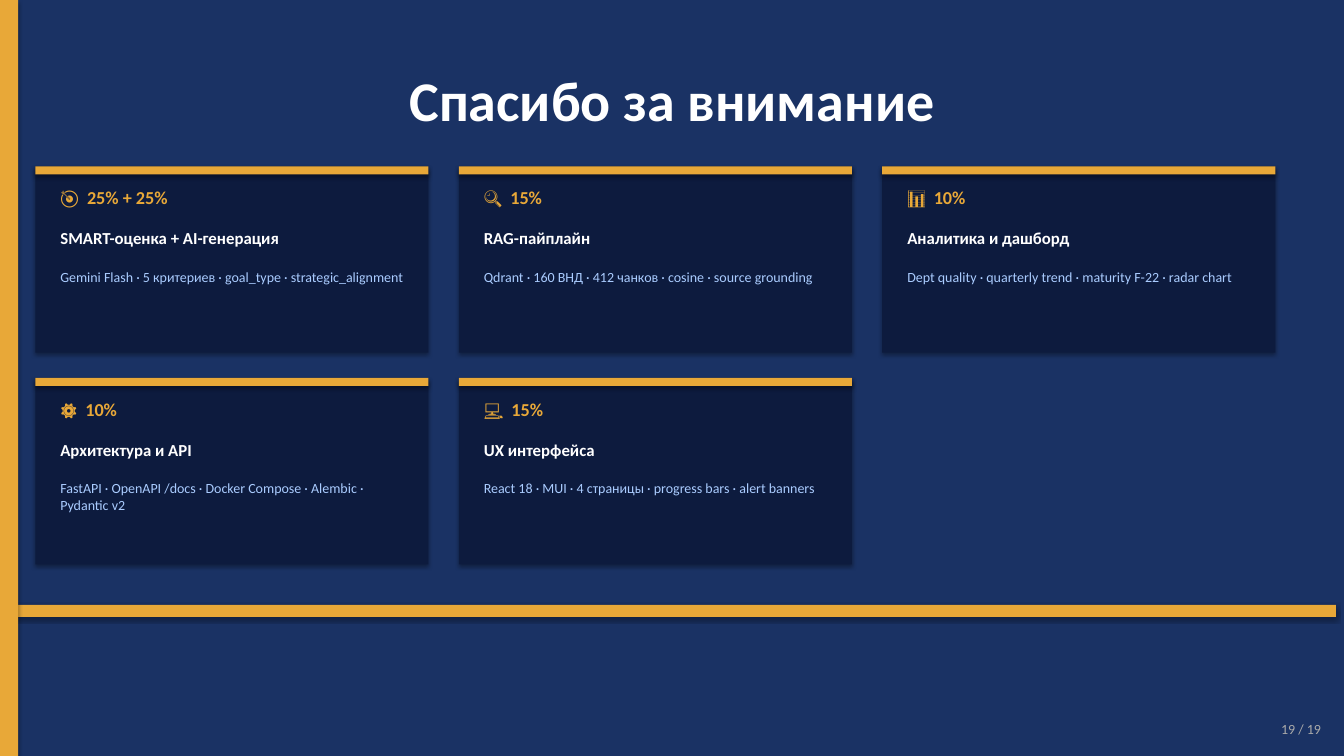
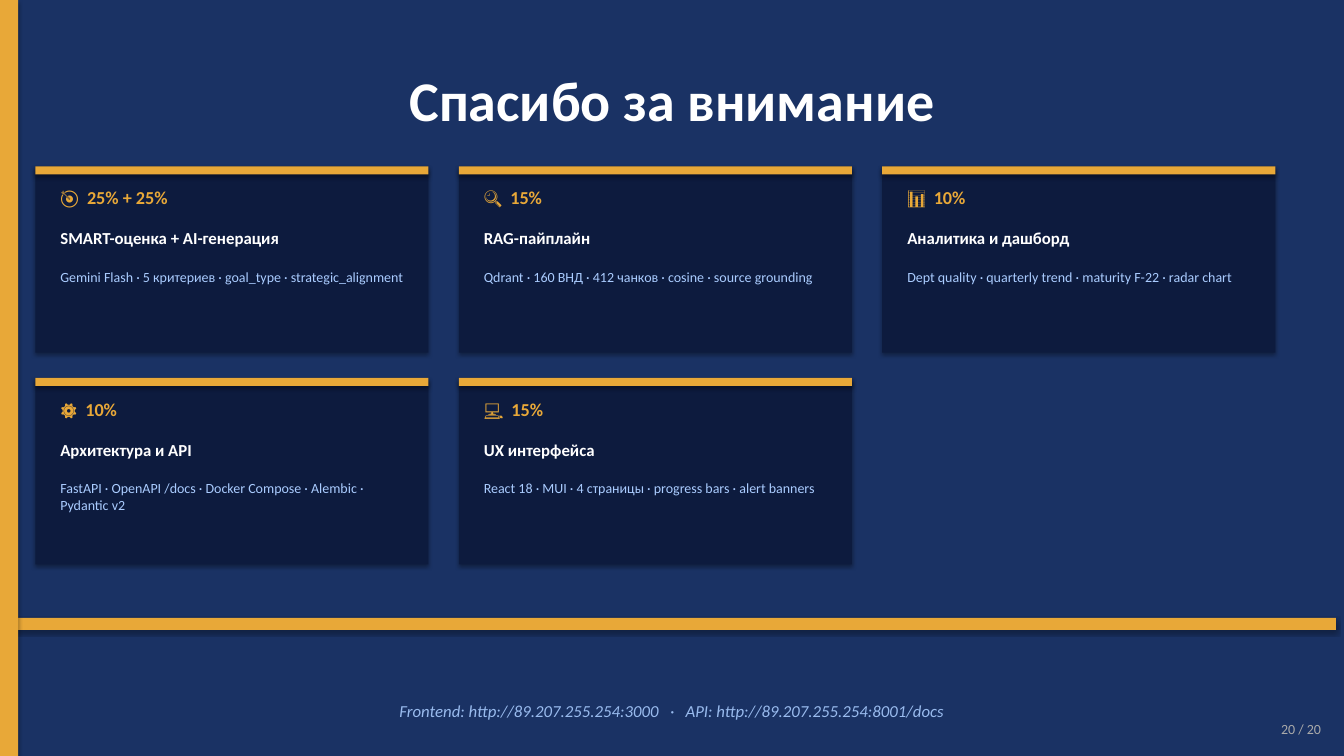
Before and after one commit to Islambek201632838/kmg-hr, a slide deck: slide 20 of KMG_HR_AI_Presentation.pptx (slide 19 before the commit). Drawn at 1344x756 pixels with LibreOffice and Linux fonts; fonts in the diff are those of the drawing. Boxes give left, top, right and bottom in pixels: in the first picture for what was removed or moved away, otherwise in the second. Text is boxed around its words. In the diff, an @@ line names an element or a change of style, - is before the commit and + after.

```diff
--- a/KMG_HR_AI_Presentation.pptx
+++ b/KMG_HR_AI_Presentation.pptx
@@ rectangle: place and size @@
-rectangle at bbox=[0, 605, 1336, 617]
+rectangle at bbox=[0, 618, 1336, 630]
@@ text added at bbox=[399, 705, 943, 720], 12 pt, text #99BBEE, italic @@
+Frontend: http://89.207.255.254:3000 · API: http://89.207.255.254:8001/docs
@@ text at bbox=[1281, 725, 1321, 734]: text changed @@
-19 / 19
+20 / 20
```
Also in this commit, not shown: 18 other slides changed, 1 slide added, 2 other files.
